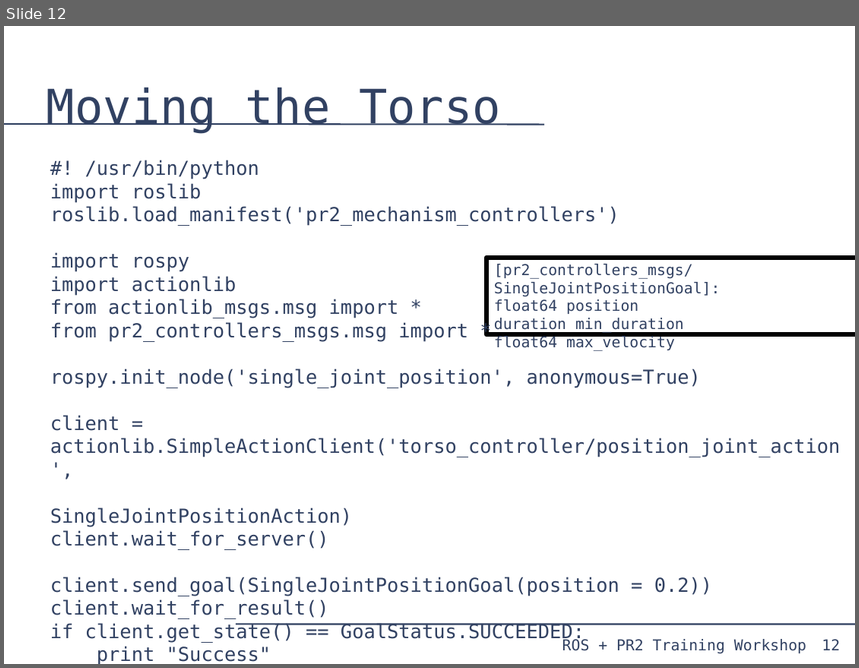
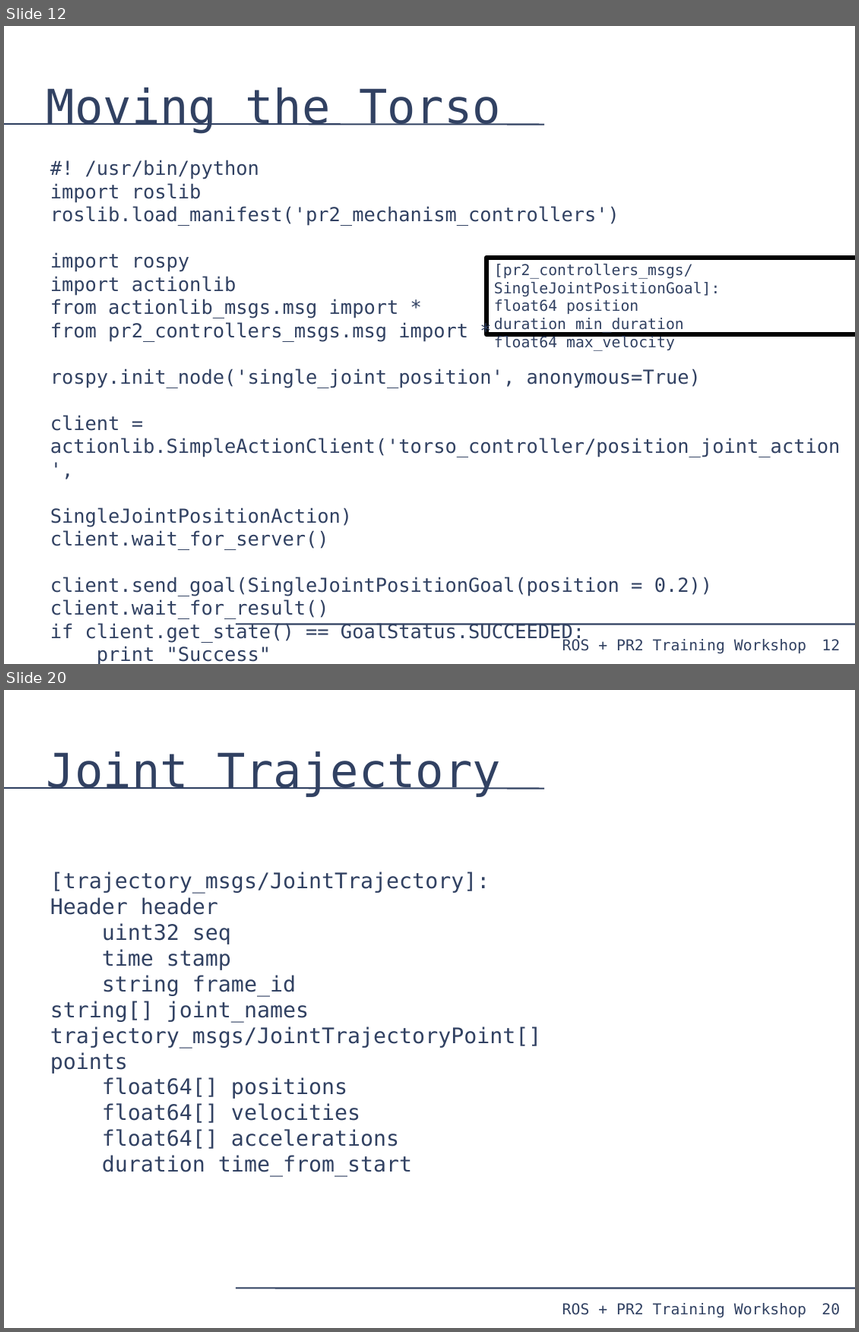
Before and after one commit to PR2/pr2_docs, a slide deck: pr2_training_workshop/moving_mechanism/slides.odp. Shown one above the other, each under a label of ours: slide 12 before the commit, slides 12 and 20 after it; the slides between them are not shown. The pictures are 859x668 and 859x1332 pixels, drawn with LibreOffice and Linux fonts; fonts in the diff are those of the drawing. Boxes give left, top, right and bottom in pixels: in the first picture for what was removed or moved away, otherwise in the second. Text is boxed around its words. In the diff, an @@ line names an element or a change of style, - is before the commit and + after.

```diff
--- a/pr2_training_workshop/moving_mechanism/slides.odp
+++ b/pr2_training_workshop/moving_mechanism/slides.odp
@@ slide 20 added at [4, 690, 855, 1328], background #FFFFFF; not listed: 4 template elements that a slide beside it also shows @@
@@ title added at [47, 752, 501, 797], 44 pt, text #314162 @@
+Joint Trajectory
@@ text added at [50, 872, 542, 1176], 20 pt, text #314162 @@
+[trajectory_msgs/JointTrajectory]:
+Header header
+uint32 seq
+time stamp
+string frame_id
+string[] joint_names
+trajectory_msgs/JointTrajectoryPoint[] points
+float64[] positions
+float64[] velocities
+float64[] accelerations
+duration time_from_start
```
Also in this commit, not shown: 10 other slides added.
